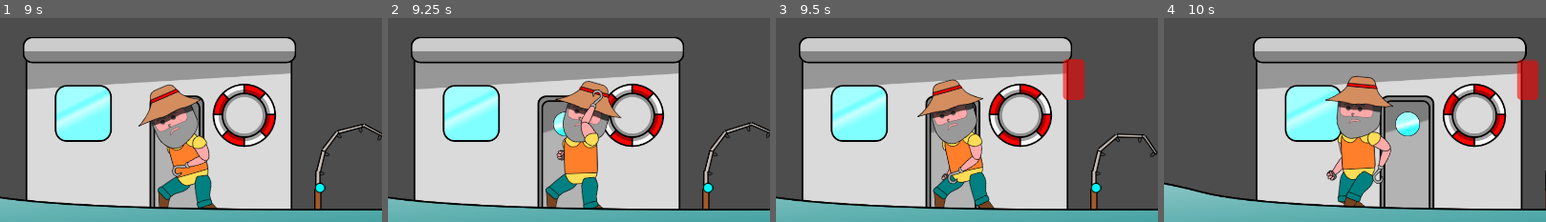
Above: before the commit, frames 1-4 (left to right).
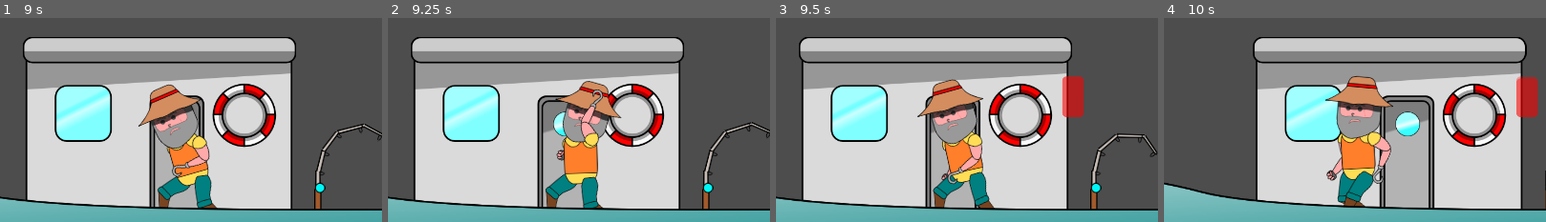
Above: after the commit, the same moments.

Repository: justin-crouch/Action-Fisher
Game: Godot game, scene res://scenes/menu.tscn
The game is run twice, just before and just after one commit, with the same random seed, the same clock (stepped at 60 frames per second) and the same inputs.
Inputs:
- Up to frame 1 (9 s): click "PLAY" at 0.5 s; hold D (RIGHT) 1.28-2.03 s; tap F (ATTACK) every 1.5 s from 1.35 to 8.85 s; hold A (LEFT) 2.03-2.78 s; tap Space (INTERACT) every 1.5 s from 2.1 to 8.1 s; hold D (RIGHT) 2.78-4.28 s; hold A (LEFT) 4.28-6.53 s; hold D (RIGHT) 6.53-8.78 s; hold A (LEFT) from 8.78 s (still down)
- Up to frame 2 (9.25 s): keep holding A (LEFT)
- Up to frame 3 (9.5 s): keep holding A (LEFT)
- Up to frame 4 (10 s): keep holding A (LEFT); tap Space (INTERACT) at 9.6 s
The pictures show only the part of the screen within x 25-75%, y 21-71%; the shares and areas given below are measured in that part.

Frames 1-2 are identical in both runs. In frame 3, 1.0% of the frame differs, in the area x 75-81%, y 20-49%; in frame 4, 1.1%, in the area x 92-98%, y 20-49%.

Commit message:
Alpha 1.0.2

Diff:
--- a/scenes/rod.tscn
+++ b/scenes/rod.tscn
@@ -260,10 +260,10 @@
 
 [node name="Interact" type="Label" parent="."]
 visible = false
-offset_left = -34.0
-offset_top = -262.0
-offset_right = 36.0
-offset_bottom = -239.0
+offset_left = -11.0
+offset_top = -195.0
+offset_right = 59.0
+offset_bottom = -172.0
 text = "SPACE"
 horizontal_alignment = 1
 vertical_alignment = 1
@@ -291,7 +291,7 @@
 
 [node name="P2" type="Sprite2D" parent="SkeleSprites/RodSprites/Base/P1"]
 z_index = 12
-position = Vector2(0, -32)
+position = Vector2(-9.53674e-07, -32)
 rotation = 0.402082
 scale = Vector2(0.999866, 0.999866)
 texture = ExtResource("2_yrqki")
@@ -311,7 +311,7 @@
 
 [node name="P4" type="Sprite2D" parent="SkeleSprites/RodSprites/Base/P1/P2/P3"]
 z_index = 12
-position = Vector2(7.62939e-06, -40)
+position = Vector2(0, -40)
 rotation = 0.67405
 scale = Vector2(0.999903, 0.999903)
 texture = ExtResource("2_yrqki")
@@ -382,10 +382,10 @@
 [node name="ProgressBar" type="ProgressBar" parent="."]
 visible = false
 modulate = Color(100, 0, 0, 1)
-offset_left = -45.0
-offset_top = -233.0
-offset_right = -14.0
-offset_bottom = -174.0
+offset_left = -46.0
+offset_top = -208.0
+offset_right = -15.0
+offset_bottom = -149.0
 max_value = 7.0
 fill_mode = 3
 show_percentage = false
--- a/scenes/scripts/tentacle.gd
+++ b/scenes/scripts/tentacle.gd
@@ -49,6 +49,8 @@
 	Boat = get_node(BOAT_PATH)
 	start_pos = global_position
 	state = STATES.INACTIVE
+
+	Score.on_pause.connect(func(paused): if(paused): animation_player.pause() else: animation_player.play())
 
 	cooldown_timer = randf_range(MIN_COOLDOWN_TIME, MAX_COOLDOWN_TIME)
 	Boat.tick.connect(_on_tick)
--- a/scenes/tentacle.tscn
+++ b/scenes/tentacle.tscn
@@ -924,15 +924,15 @@
 wait_time = 5.0
 
 [node name="Interact" type="Label" parent="."]
-visible = false
 z_index = 3
-offset_left = 30.0
-offset_top = -192.0
-offset_right = 50.0
-offset_bottom = -169.0
+offset_left = -51.4286
+offset_top = -372.0
+offset_right = -31.4286
+offset_bottom = -349.0
 text = "F"
 horizontal_alignment = 1
 vertical_alignment = 1
+uppercase = true
 
 [node name="AnimationPlayer" type="AnimationPlayer" parent="."]
 root_node = NodePath("../SkeleParts")
@@ -951,10 +951,10 @@
 
 [node name="Tip1" type="Sprite2D" parent="SkeleParts/Parts"]
 modulate = Color(0.996078, 0.462745, 0.396078, 1)
-position = Vector2(81.6823, -533.678)
-rotation = -1.70324
-scale = Vector2(0.71735, 0.997792)
-skew = 0.064576
+position = Vector2(127.602, -518.19)
+rotation = -0.9049
+scale = Vector2(0.792141, 0.939517)
+skew = -0.284688
 texture = ExtResource("2_lw4ek")
 offset = Vector2(35.7143, -16.8)
 region_enabled = true
@@ -962,10 +962,10 @@
 
 [node name="Tip2" type="Sprite2D" parent="SkeleParts/Parts"]
 modulate = Color(0.996078, 0.462745, 0.396078, 1)
-position = Vector2(78.7046, -494.845)
-rotation = -1.38711
-scale = Vector2(0.720189, 0.995746)
-skew = -0.0891831
+position = Vector2(117.955, -479.914)
+rotation = -1.22043
+scale = Vector2(0.735826, 0.984246)
+skew = -0.166031
 texture = ExtResource("2_lw4ek")
 offset = Vector2(27.1429, -21)
 region_enabled = true
@@ -973,10 +973,10 @@
 
 [node name="Tip3" type="Sprite2D" parent="SkeleParts/Parts"]
 modulate = Color(0.996078, 0.462745, 0.396078, 1)
-position = Vector2(62.2568, -445.155)
-rotation = -1.19937
-scale = Vector2(0.738502, 0.982242)
-skew = -0.175255
+position = Vector2(122.545, -428.961)
+rotation = -1.60588
+scale = Vector2(0.714496, 0.999839)
+skew = 0.0171791
 texture = ExtResource("2_lw4ek")
 offset = Vector2(35.7143, -23.8)
 region_enabled = true
@@ -984,10 +984,10 @@
 
 [node name="Tip4" type="Sprite2D" parent="SkeleParts/Parts"]
 modulate = Color(0.996078, 0.462745, 0.396078, 1)
-position = Vector2(43.3427, -395.916)
-rotation = -1.15313
-scale = Vector2(0.744929, 0.977379)
-skew = -0.195004
+position = Vector2(138.318, -379.16)
+rotation = -1.82473
+scale = Vector2(0.725584, 0.991824)
+skew = 0.122283
 texture = ExtResource("2_lw4ek")
 offset = Vector2(35.7143, -26.6)
 region_enabled = true
@@ -995,10 +995,10 @@
 
 [node name="Mid2" type="Sprite2D" parent="SkeleParts/Parts"]
 modulate = Color(0.996078, 0.462745, 0.396078, 1)
-position = Vector2(9.97637, -284.324)
-rotation = -1.35565
-scale = Vector2(0.722393, 0.994156)
-skew = -0.104111
+position = Vector2(105.385, -268.428)
+rotation = -1.10201
+scale = Vector2(0.752913, 0.971246)
+skew = -0.215929
 texture = ExtResource("2_lw4ek")
 offset = Vector2(40, -26.6)
 region_enabled = true
@@ -1006,10 +1006,10 @@
 
 [node name="Mid3" type="Sprite2D" parent="SkeleParts/Parts"]
 modulate = Color(0.996078, 0.462745, 0.396078, 1)
-position = Vector2(6.82034, -227.225)
-rotation = -1.51558
-scale = Vector2(0.714817, 0.999616)
-skew = -0.0270241
+position = Vector2(61.9804, -220.427)
+rotation = -0.835634
+scale = Vector2(0.80894, 0.925101)
+skew = -0.302905
 texture = ExtResource("2_lw4ek")
 offset = Vector2(40, -26.6)
 region_enabled = true
@@ -1017,10 +1017,10 @@
 
 [node name="Mid" type="Sprite2D" parent="SkeleParts/Parts"]
 modulate = Color(0.996078, 0.462745, 0.396078, 1)
-position = Vector2(22.3143, -340.783)
-rotation = -1.20642
-scale = Vector2(0.737593, 0.982931)
-skew = -0.172183
+position = Vector2(132.599, -322.163)
+rotation = -1.4708
+scale = Vector2(0.716034, 0.998745)
+skew = -0.0488533
 texture = ExtResource("2_lw4ek")
 offset = Vector2(40, -26.6)
 region_enabled = true
@@ -1028,10 +1028,10 @@
 
 [node name="Mid4" type="Sprite2D" parent="SkeleParts/Parts"]
 modulate = Color(0.996078, 0.462745, 0.396078, 1)
-position = Vector2(8.21824, -170.09)
-rotation = -1.59386
-scale = Vector2(0.714379, 0.999933)
-skew = 0.0112952
+position = Vector2(29.1424, -168.308)
+rotation = -1.0054
+scale = Vector2(0.770496, 0.957361)
+skew = -0.252321
 texture = ExtResource("2_lw4ek")
 offset = Vector2(40, -26.6)
 region_enabled = true
@@ -1039,10 +1039,10 @@
 
 [node name="Mid5" type="Sprite2D" parent="SkeleParts/Parts"]
 modulate = Color(0.996078, 0.462745, 0.396078, 1)
-position = Vector2(9.72695, -113.977)
-rotation = -1.59761
-scale = Vector2(0.714411, 0.99991)
-skew = 0.0131303
+position = Vector2(9.1438, -114.019)
+rotation = -1.21391
+scale = Vector2(0.736643, 0.983646)
+skew = -0.168903
 texture = ExtResource("2_lw4ek")
 offset = Vector2(40, -26.6)
 region_enabled = true
@@ -1050,9 +1050,9 @@
 
 [node name="Mid6" type="Sprite2D" parent="SkeleParts/Parts"]
 position = Vector2(1.42908, -57.1429)
-rotation = -1.42582
-scale = Vector2(0.717965, 0.997362)
-skew = -0.0706234
+rotation = -1.43598
+scale = Vector2(0.717467, 0.99772)
+skew = -0.0657232
 texture = ExtResource("2_lw4ek")
 offset = Vector2(40, -26.6)
 region_enabled = true
